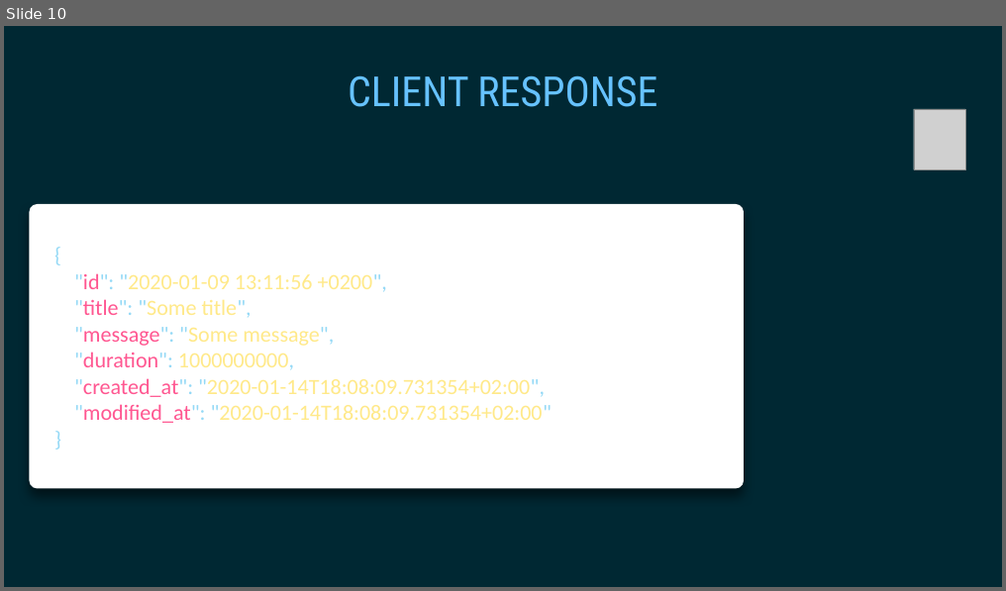
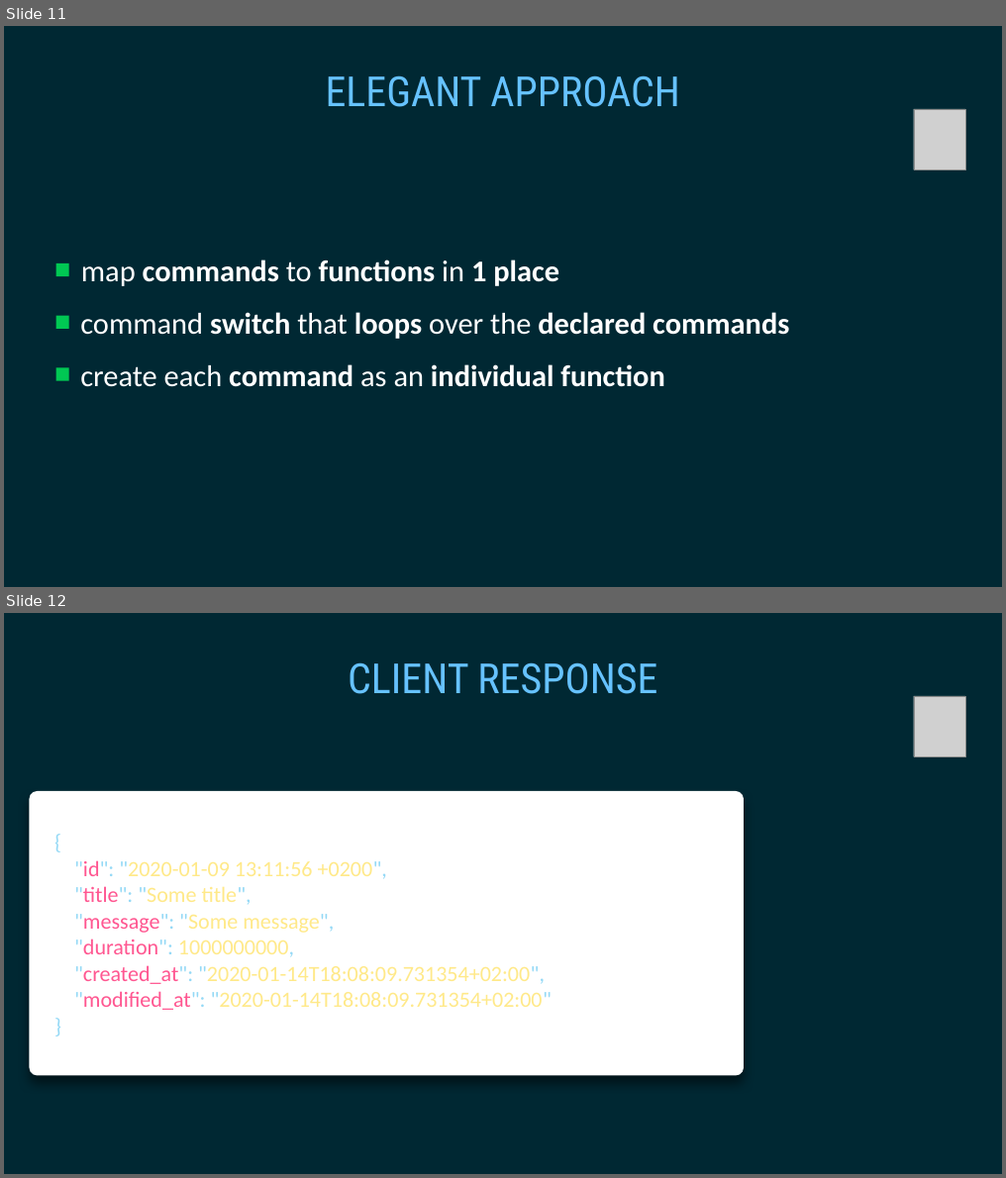
Before and after one commit to gophertuts/reminders-cli, a slide deck: slides/client/Switch.pptx. Shown one above the other, each under a label of ours: slide 10 before the commit, slides 11 and 12 after it. The pictures are 1006x591 and 1006x1178 pixels, drawn with LibreOffice and Linux fonts; fonts in the diff are those of the drawing; grey boxes stand for pictures. Boxes give left, top, right and bottom in pixels: in the first picture for what was removed or moved away, otherwise in the second. Text is boxed around its words. In the diff, an @@ line names an element or a change of style, - is before the commit and + after.

Commit message:
update switch slides + adjust the code a bit

```diff
--- a/slides/client/Switch.pptx
+++ b/slides/client/Switch.pptx
@@ slide 11 added at [4, 26, 1002, 587], background #002833 @@
@@ title added at [326, 76, 680, 107], 80 pt, text #66C2FF @@
+ELEGANT APPROACH
@@ picture added at [914, 109, 965, 170] @@
@@ text added at [81, 260, 559, 286], 58 pt, text #FFFFFF, bold @@
+map commands to functions in 1 place
@@ rectangle added at [56, 264, 69, 276], fill #00C853 @@
@@ rectangle added at [56, 316, 69, 329], fill #00C853 @@
@@ text added at [80, 312, 789, 339], 58 pt, text #FFFFFF, bold @@
+command switch that loops over the declared commands
@@ rectangle added at [56, 368, 69, 381], fill #00C853 @@
@@ text added at [80, 365, 664, 387], 58 pt, text #FFFFFF, bold @@
+create each command as an individual function
@@ what was slide 10 is now slide 12 @@
```
Also in this commit, not shown: 8 slides changed, 1 other slide added, 4 other files.
